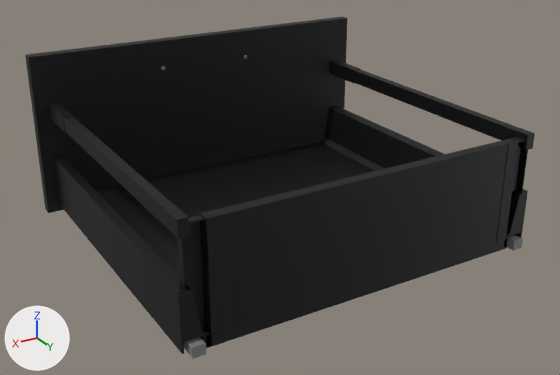
What one commit did to the FBX model Models/Kitchen05Drawer02/meshes/fbx/Kitchen05Drawer02.fbx.
One viewpoint serves both versions: a camera (50 mm lens) standing at (0.57, 0.976, 0.416) and looking at (0.008, 0.038, -0.053). The lights are fixed; the arrows at lower left show +X, +Y and +Z. Objects named as collision shapes, trigger or cutter boxes, shadow casters or lower levels of detail are left out. Where no turn or scale is listed for an object, it has been applied to the vertices.

The first picture shows 'kitchen_05_drawer_02'.
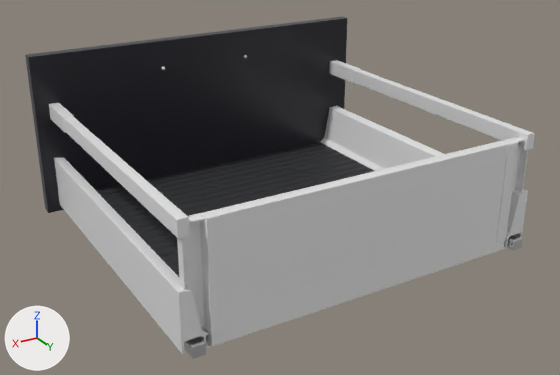
The newer file is also turned or shifted as a whole; pictures and numbers use the older file's frame.

Location of each change, [x1, y1, x2, y2] in pixels of the pictures (560 x 375 px):
'kitchen_05_drawer_02', recoloured (black to grey): [25, 17, 535, 359] in both

The change, as a list of edits to the scene's bpy script:
```text
Add img_m_metalchrome_png:
    img_m_metalchrome_png = load_image('M_MetalChrome.png', '_unpacked/M_MetalChrome.png', 128, 128, 'sRGB')
Add img_m_drawermatnormal_png:
    img_m_drawermatnormal_png = load_image('M_DrawerMatNormal.png', '_unpacked/M_DrawerMatNormal.png', 128, 128, 'Non-Color')
Add mat_m_plasticwhite:
    mat_m_plasticwhite = principled_material('M_PlasticWhite')
    mat_m_plasticwhite.base_color = (0.799, 0.799, 0.799)  # white #e7e7e7
    mat_m_plasticwhite.roughness = 0.298
Add mat_m_metalchrome:
    mat_m_metalchrome = principled_material('M_MetalChrome')
    mat_m_metalchrome.texture = img_m_metalchrome_png  # with its transparency
    mat_m_metalchrome.metallic = 1.0
    mat_m_metalchrome.roughness = 0.098
Add mat_m_drawermat:
    mat_m_drawermat = bpy.data.materials.new('M_DrawerMat')
    # colours: black #27282c
    # uses the picture img_m_drawermatnormal_png
Add mat_m_kitchenfronts:
    mat_m_kitchenfronts = principled_material('M_KitchenFronts')
    mat_m_kitchenfronts.base_color = (0.0185, 0.0176, 0.0252)  # black #25242c
    mat_m_kitchenfronts.roughness = 0.298
Change me_kitchen05drawer02:
    where me_kitchen05drawer02.from_pydata(...)  # 6548 vertices, 12660 faces; spans x -0.298..0.298, y -0.243..0.276, z -0.131..0.131
    remove me_kitchen05drawer02.materials.append(mat_m_plastic_white)  # black #000000
    remove me_kitchen05drawer02.materials.append(mat_m_kitchen_fronts)  # black #000000
    remove me_kitchen05drawer02.materials.append(mat_m_metal_chrome)  # grey #808080
    remove me_kitchen05drawer02.materials.append(mat_m_drawer_mat)  # black #000000
    add me_kitchen05drawer02.materials.append(mat_m_plasticwhite)  # white #e7e7e7
    add me_kitchen05drawer02.materials.append(mat_m_kitchenfronts)  # black #25242c
    add me_kitchen05drawer02.materials.append(mat_m_metalchrome)  # picture img_m_metalchrome_png
    add me_kitchen05drawer02.materials.append(mat_m_drawermat)
```
